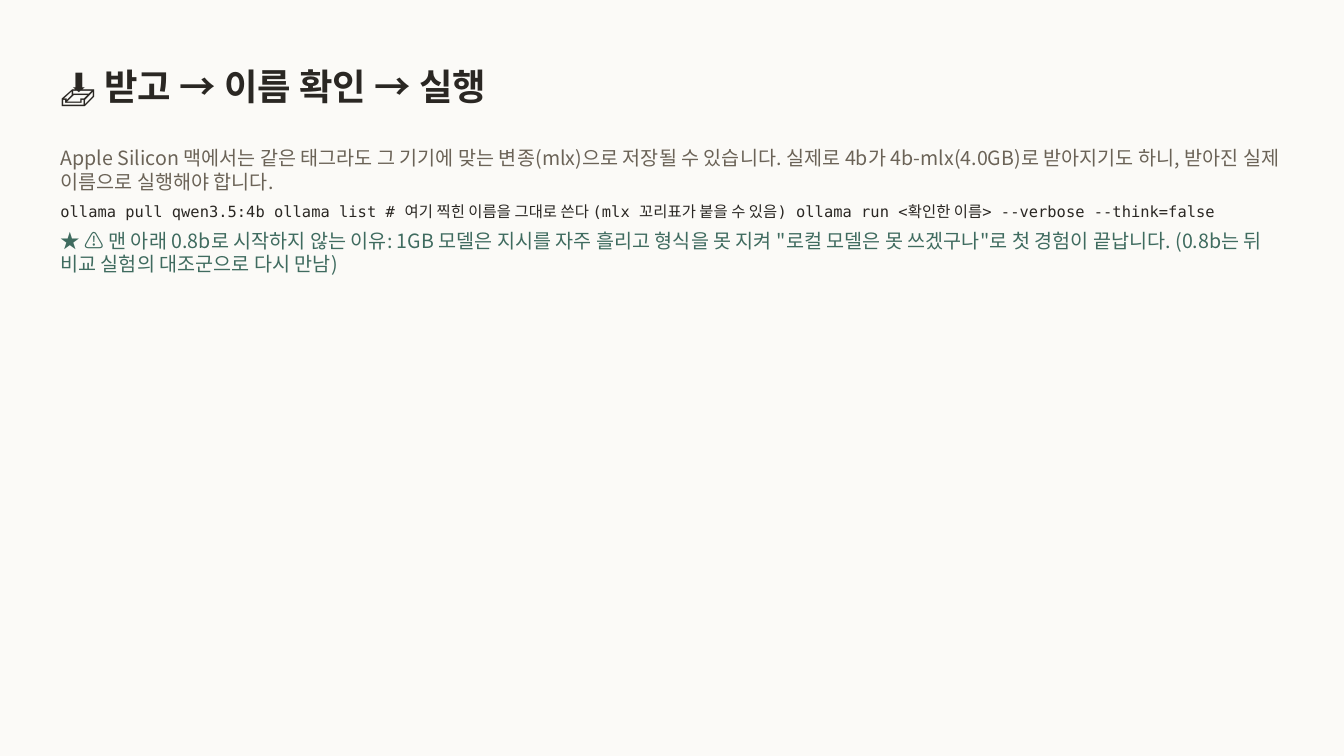
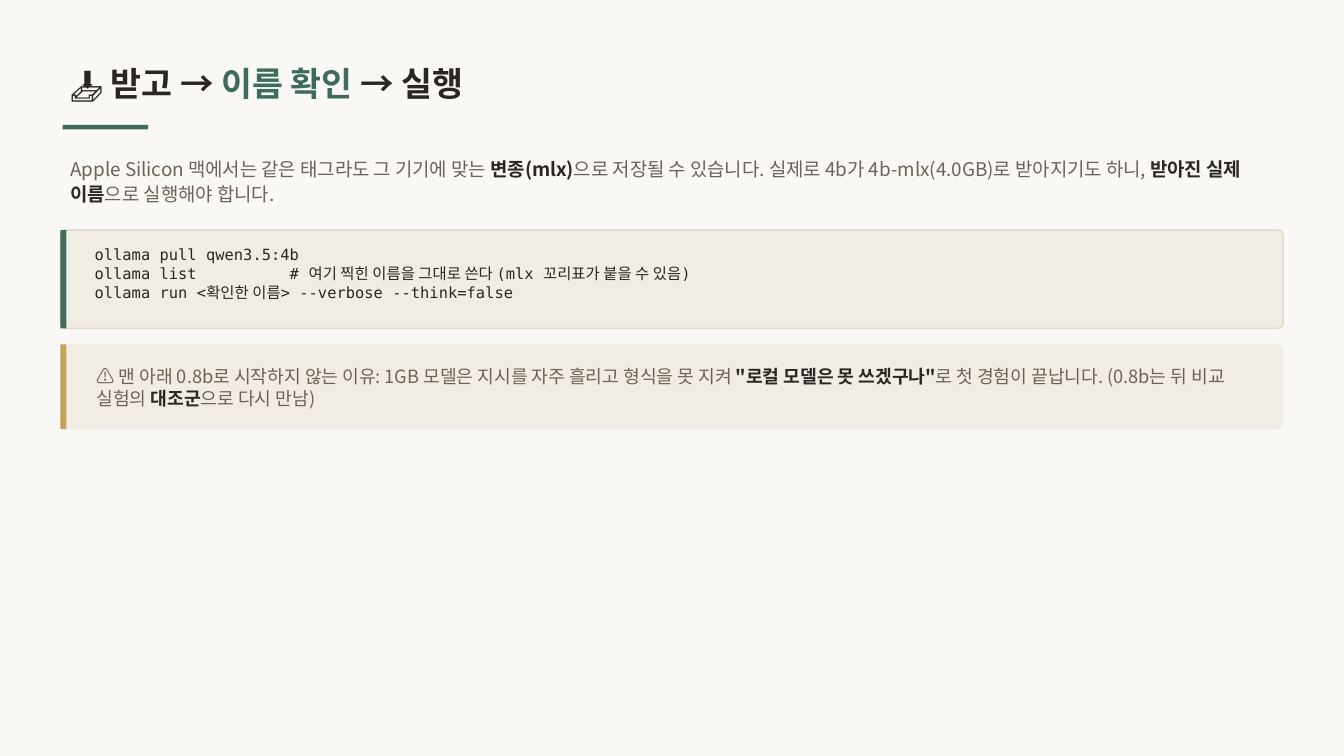
Before and after one commit to inseoklee-ai/study-room, a slide deck: slide 10 of run-local/run-local.pptx. Drawn at 1344x756 pixels with LibreOffice and Linux fonts; fonts in the diff are those of the drawing. Boxes give left, top, right and bottom in pixels: in the first picture for what was removed or moved away, otherwise in the second. Text is boxed around its words. In the diff, an @@ line names an element or a change of style, - is before the commit and + after.

```diff
--- a/run-local/run-local.pptx
+++ b/run-local/run-local.pptx
@@ background #FBFAF7 to #FAF8F4 @@
@@ text "📥 받고 → 이름 확인 ..." at (111, 67, 463, 99): size 26 to 24 pt; text colour #2A2723 to #3F6B5F in "이름 확인" @@
@@ rectangle added at (63, 125, 148, 129), fill #3F6B5F @@
@@ text added at (70, 160, 1241, 203), 13.5 pt, text #6B6357 @@
+Apple Silicon 맥에서는 같은 태그라도 그 기기에 맞는 변종(mlx)으로 저장될 수 있습니다. 실제로 4b가 4b-mlx(4.0GB)로 받아지기도 하니, 받아진 실제 이름으로 실행해야 합니다.
@@ rounded rectangle added at (60, 230, 1284, 328), fill #F2EDE4, outline #E3DACB 1 pt @@
@@ rectangle added at (60, 230, 67, 328), fill #3F6B5F @@
@@ text added at (95, 248, 691, 299), 11 pt, text #2A2723 @@
+ollama pull qwen3.5:4b
+ollama list # 여기 찍힌 이름을 그대로 쓴다 (mlx 꼬리표가 붙을 수 있음)
+ollama run <확인한 이름> --verbose --think=false
@@ rounded rectangle added at (60, 345, 1284, 430), fill #F2EDE4 @@
@@ rectangle added at (60, 345, 67, 430), fill #C8A15A @@
@@ text "⚠️ 맨 아래 0.8b로 시작하지 ..." at (97, 367, 1224, 409): vertical alignment top to middle @@
@@ text at (97, 367, 1224, 409): text changed; size 14 to 13 pt; text colour #2A2723 to #6B6357 @@
-  Apple Silicon 맥에서는 같은 태그라도 그 기기에 맞는 변종(mlx)으로 저장될 수 있습니다. 실제로 4b가 4b-mlx(4.0GB)로 받아지기도 하니, 받아진 실제 이름으로 실행해야 합니다.
-ollama pull qwen3.5:4b ollama list # 여기 찍힌 이름을 그대로 쓴다 (mlx 꼬리표가 붙을 수 있음) ollama run <확인한 이름> --verbose --think=false
-★ ⚠️ 맨 아래 0.8b로 시작하지 않는 이유: 1GB 모델은 지시를 자주 흘리고 형식을 못 지켜 "로컬 모델은 못 쓰겠구나"로 첫 경험이 끝납니다. (0.8b는 뒤 비교 실험의 대조군으로 다시 만남)
+⚠️ 맨 아래 0.8b로 시작하지 않는 이유: 1GB 모델은 지시를 자주 흘리고 형식을 못 지켜 "로컬 모델은 못 쓰겠구나"로 첫 경험이 끝납니다. (0.8b는 뒤 비교 실험의 대조군으로 다시 만남)
```
Also in this commit, not shown: 36 other slides changed, 19 other files.
